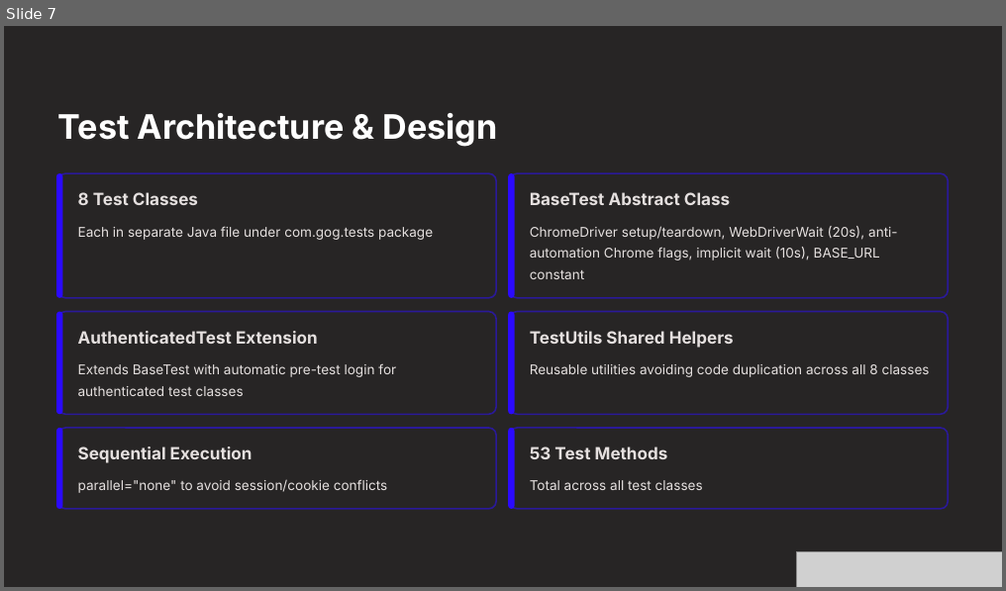
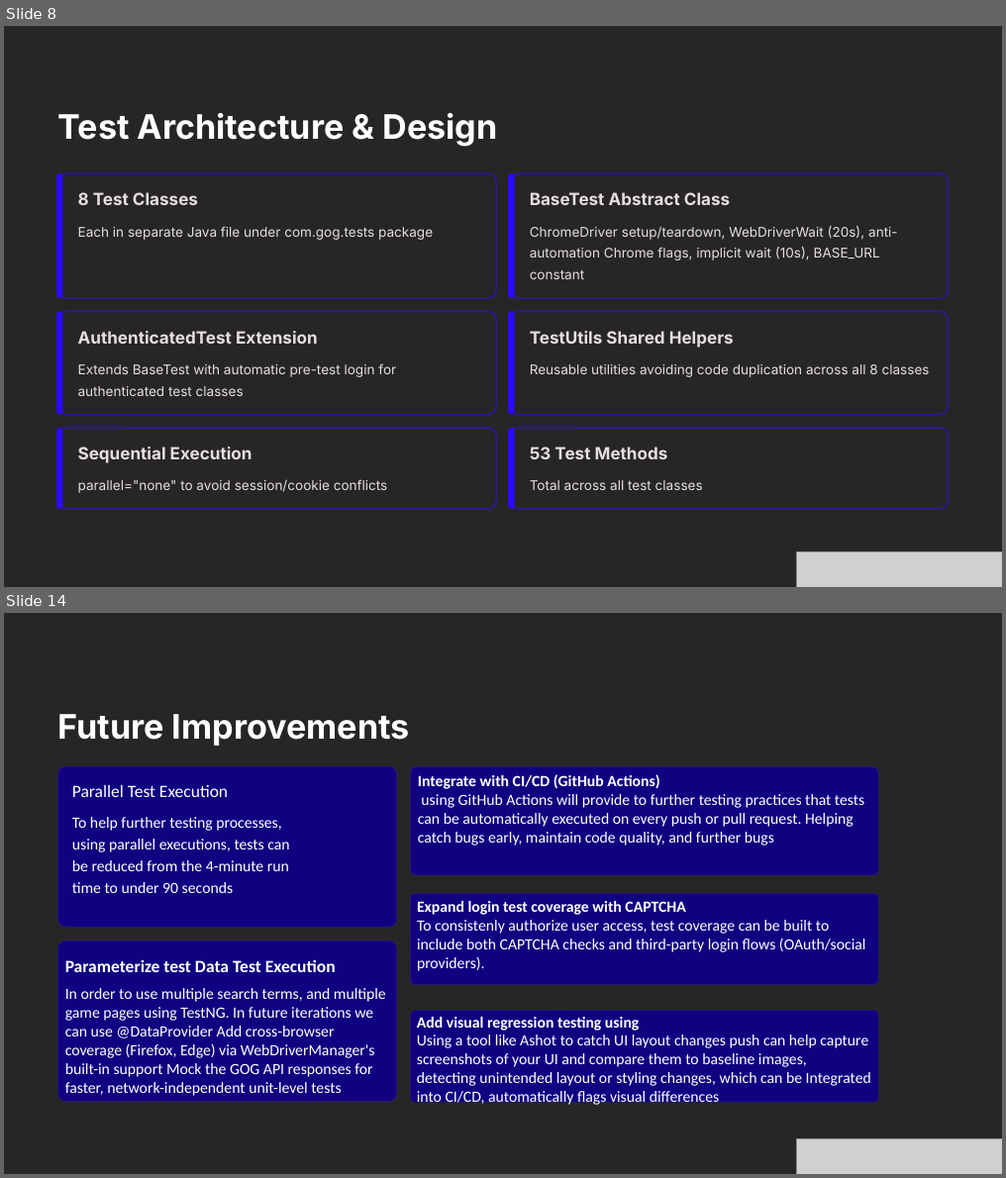
Before and after one commit to DennisKerry/GOG-Tester, a slide deck: doc/Automated-End-to-End-Testing-of-GOGcom.pptx. Shown one above the other, each under a label of ours: slide 7 before the commit, slides 8 and 14 after it; the slides between them are not shown. The pictures are 1006x591 and 1006x1178 pixels, drawn with LibreOffice and Linux fonts; fonts in the diff are those of the drawing; grey boxes stand for pictures; background and template pictures are left out. Boxes give left, top, right and bottom in pixels: in the first picture for what was removed or moved away, otherwise in the second. Text is boxed around its words. In the diff, an @@ line names an element or a change of style, - is before the commit and + after.

```diff
--- a/doc/Automated-End-to-End-Testing-of-GOGcom.pptx
+++ b/doc/Automated-End-to-End-Testing-of-GOGcom.pptx
@@ slide 14 added at (4, 613, 1002, 1174), background #FFFFFF; not listed: 1 template element that a slide beside it also shows @@
@@ text added at (58, 714, 410, 746), 39 pt, text #FFFFFF, bold @@
+Future Improvements
@@ rounded rectangle added at (58, 766, 397, 927), fill #110080, outline #2A1999 0.6 pt @@
@@ text added at (72, 785, 228, 797), 20 pt, text #FFFFFF @@
+Parallel Test Execution
@@ rounded rectangle added at (411, 767, 878, 875), fill #110080, outline #2A1999 0.6 pt @@
@@ text added at (418, 774, 864, 846), 18 pt, text #FFFFFF @@
+Integrate with CI/CD (GitHub Actions)
+using GitHub Actions will provide to further testing practices that tests can be automatically executed on every push or pull request. Helping catch bugs early, maintain code quality, and further bugs
@@ text added at (72, 817, 289, 893), 18 pt, text #FFFFFF @@
+To help further testing processes, using parallel executions, tests can be reduced from the 4-minute run time to under 90 seconds
@@ rounded rectangle added at (411, 894, 878, 984), fill #110080, outline #2A1999 0.6 pt @@
@@ text added at (417, 901, 866, 971), 18 pt, text #FFFFFF @@
+Expand login test coverage with CAPTCHA
+To consistenly authorize user access, test coverage can be built to include both CAPTCHA checks and third-party login flows (OAuth/social providers).
@@ rounded rectangle added at (58, 941, 397, 1101), fill #110080, outline #2A1999 0.6 pt @@
@@ text added at (65, 959, 336, 972), 20 pt, text #FFFFFF, bold @@
+Parameterize test Data Test Execution
@@ text added at (65, 988, 386, 1096), 18 pt, text #FFFFFF @@
+In order to use multiple search terms, and multiple game pages using TestNG. In future iterations we can use @DataProvider Add cross-browser coverage (Firefox, Edge) via WebDriverManager's built-in support Mock the GOG API responses for faster, network-independent unit-level tests
@@ rounded rectangle added at (411, 1011, 878, 1103), fill #110080, outline #2A1999 0.6 pt @@
@@ text added at (417, 1017, 871, 1107), 18 pt, text #FFFFFF @@
+Add visual regression testing using
+Using a tool like Ashot to catch UI layout changes push can help capture screenshots of your UI and compare them to baseline images, detecting unintended layout or styling changes, which can be Integrated into CI/CD, automatically flags visual differences
@@ picture added at (797, 1140, 1002, 1174) @@
@@ what was slide 7 is now slide 8 @@
```
Also in this commit, not shown: 5 slides changed, 4 other slides added, 3 slides removed, 2 other files.
